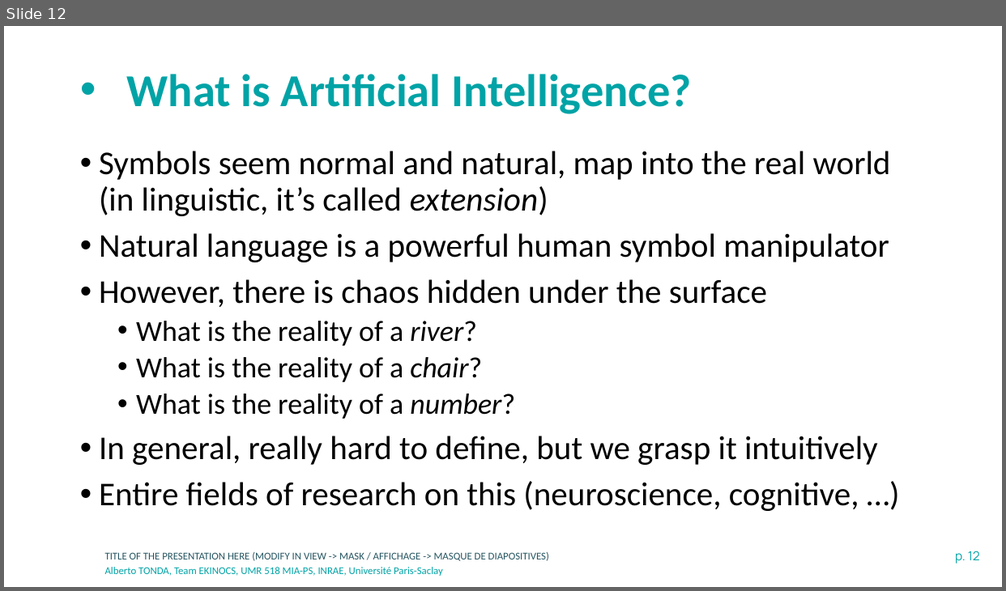
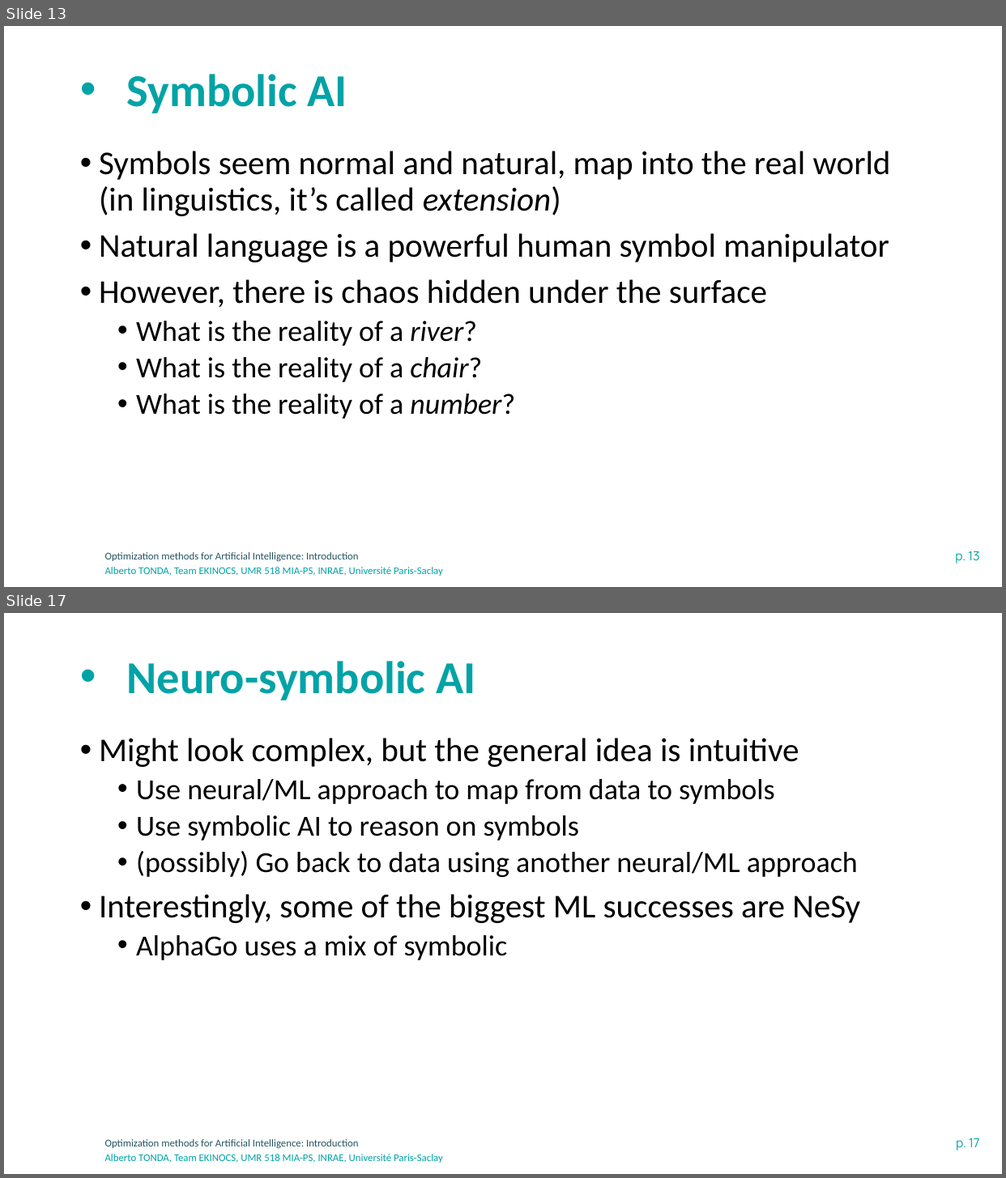
Before and after one commit to albertotonda/teaching, a slide deck: optimization-methods-for-artificial-intelligence/introduction.pptx. Shown one above the other, each under a label of ours: slide 12 before the commit, slides 13 and 17 after it; the slides between them are not shown. The pictures are 1006x591 and 1006x1178 pixels, drawn with LibreOffice and Linux fonts; fonts in the diff are those of the drawing; background and template pictures are left out. Boxes give left, top, right and bottom in pixels: in the first picture for what was removed or moved away, otherwise in the second. Text is boxed around its words. In the diff, an @@ line names an element or a change of style, - is before the commit and + after.

```diff
--- a/optimization-methods-for-artificial-intelligence/introduction.pptx
+++ b/optimization-methods-for-artificial-intelligence/introduction.pptx
@@ slide 17 added at [4,613,1002,1174], background #FFFFFF; not listed: 3 template elements that a slide beside it also shows @@
@@ title added at [127,661,475,700], 44 pt, text #00A3A6, bold @@
+• Neuro-symbolic AI
@@ text added at [99,738,860,960], 28 pt, text #000000 @@
+• Might look complex, but the general idea is intuitive
+  • Use neural/ML approach to map from data to symbols
+  • Use symbolic AI to reason on symbols
+  • (possibly) Go back to data using another neural/ML approach
+• Interestingly, some of the biggest ML successes are NeSy
+  • AlphaGo uses a mix of symbolic
@@ what was slide 12 is now slide 13 @@
@@ slide 13 changed as well @@
@@ title at [127,74,347,113]: text changed @@
-• What is Artificial Intelligence?
+• Symbolic AI
@@ text at [99,151,891,216]: text changed @@
-• Symbols seem normal and natural, map into the real world (in linguistic, it’s called extension)
+• Symbols seem normal and natural, map into the real world (in linguistics, it’s called extension)
@@ text at [99,436,878,511]: paragraphs removed @@
-• In general, really hard to define, but we grasp it intuitively
-• Entire fields of research on this (neuroscience, cognitive, …)
@@ text at [105,552,359,561]: text changed @@
-TITLE OF THE PRESENTATION HERE (MODIFY IN VIEW -> MASK / AFFICHAGE -> MASQUE DE DIAPOSITIVES)
+Optimization methods for Artificial Intelligence: Introduction
@@ page number at [955,552,980,564]: text changed @@
-p. 12
+p. 13
```
Also in this commit, not shown: 11 other slides changed, 10 other slides added, 4 other files.
